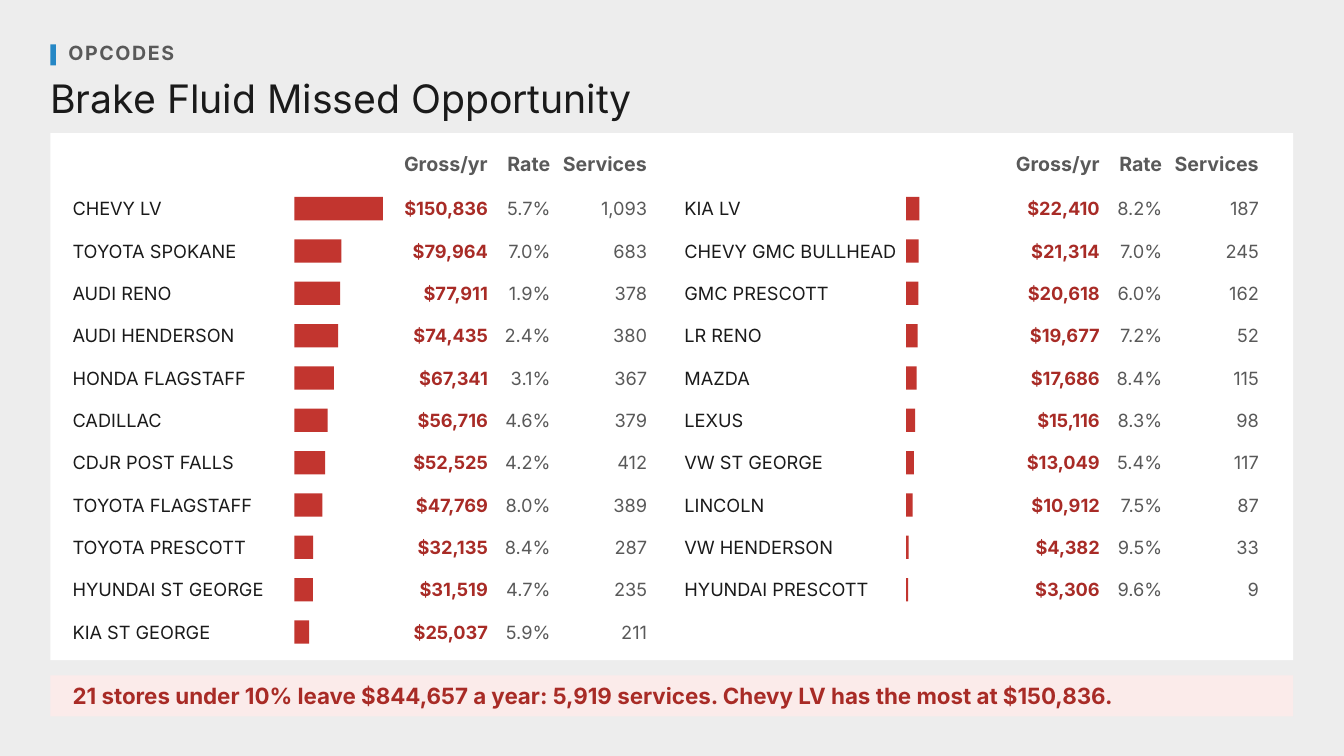
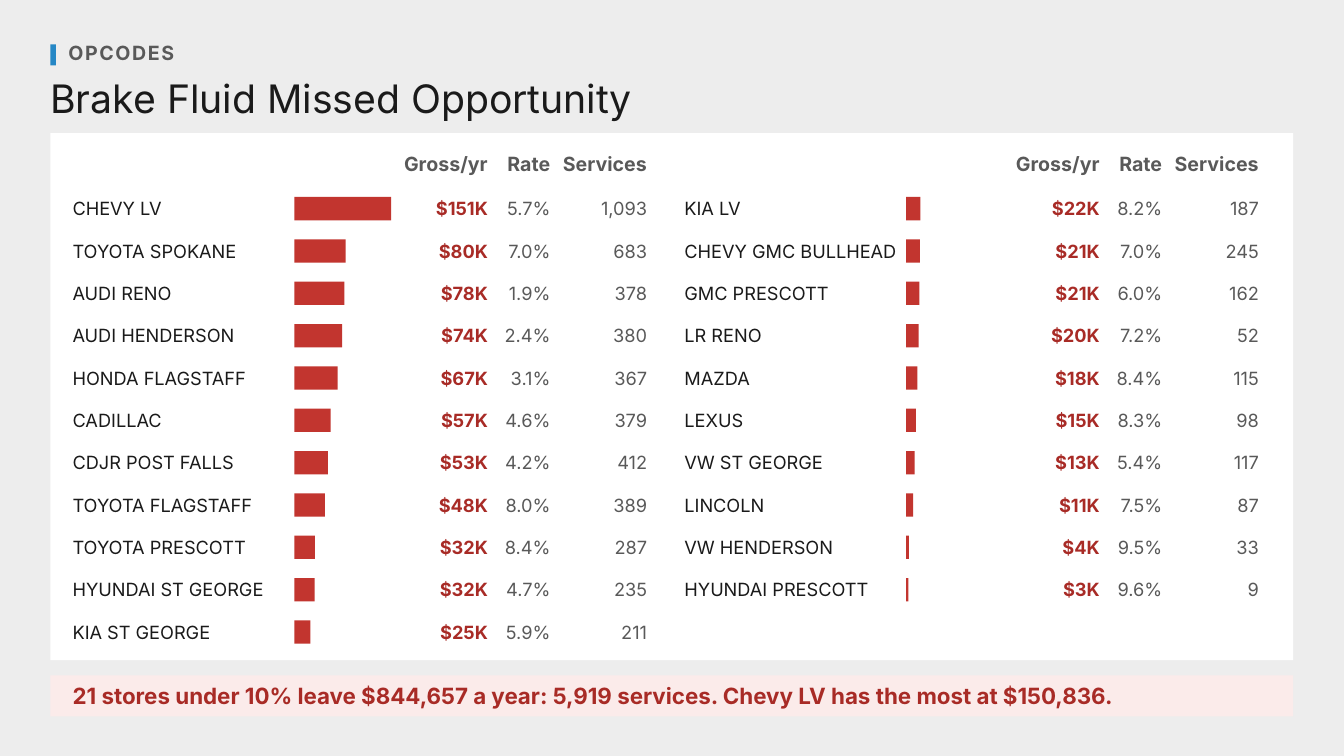
Before and after one commit to Ndresner/Noah, a slide deck: slide 111 of day2-deck/decks/Fixed Ops - Day 2 Example Test Deck.pptx. Drawn at 1344x756 pixels with LibreOffice and Linux fonts; fonts in the diff are those of the drawing. Boxes give left, top, right and bottom in pixels: in the first picture for what was removed or moved away, otherwise in the second. Text is boxed around its words. In the diff, an @@ line names an element or a change of style, - is before the commit and + after.

```diff
--- a/day2-deck/decks/Fixed Ops - Day 2 Example Test Deck.pptx
+++ b/day2-deck/decks/Fixed Ops - Day 2 Example Test Deck.pptx
@@ rectangle: place and size @@
-rectangle at <box>294,197,383,220</box>
+rectangle at <box>294,197,391,220</box>
@@ text at <box>436,200,488,217</box>: text changed @@
-$150,836
+$151K
@@ text at <box>1052,200,1100,217</box>: text changed @@
-$22,410
+$22K
@@ rectangle: place and size @@
-rectangle at <box>294,239,342,262</box>
+rectangle at <box>294,239,346,262</box>
@@ text at <box>439,243,488,260</box>: text changed @@
-$79,964
+$80K
@@ text at <box>1055,243,1099,260</box>: text changed @@
-$21,314
+$21K
@@ rectangle: place and size @@
-rectangle at <box>294,281,340,304</box>
+rectangle at <box>294,281,345,304</box>
@@ text at <box>441,285,488,302</box>: text changed @@
-$77,911
+$78K
@@ text at <box>1055,285,1099,302</box>: text changed @@
-$20,618
+$21K
@@ rectangle: place and size @@
-rectangle at <box>294,324,338,347</box>
+rectangle at <box>294,324,342,347</box>
@@ text at <box>441,327,488,344</box>: text changed @@
-$74,435
+$74K
@@ text at <box>1051,327,1100,344</box>: text changed @@
-$19,677
+$20K
@@ rectangle: place and size @@
-rectangle at <box>294,366,334,389</box>
+rectangle at <box>294,366,338,389</box>
@@ text at <box>441,370,488,387</box>: text changed @@
-$67,341
+$67K
@@ text at <box>1055,370,1100,387</box>: text changed @@
-$17,686
+$18K
@@ text at <box>441,412,488,429</box>: text changed @@
-$56,716
+$57K
@@ text at <box>1056,412,1100,429</box>: text changed @@
-$15,116
+$15K
@@ text at <box>440,454,488,471</box>: text changed @@
-$52,525
+$53K
@@ text at <box>1055,454,1100,471</box>: text changed @@
-$13,049
+$13K
@@ text at <box>439,497,488,514</box>: text changed @@
-$47,769
+$48K
@@ text at <box>1059,497,1100,514</box>: text changed @@
-$10,912
+$11K
@@ text at <box>440,539,488,556</box>: text changed @@
-$32,135
+$32K
@@ text at <box>1062,539,1099,556</box>: text changed @@
-$4,382
+$4K
@@ text at <box>440,581,488,598</box>: text changed @@
-$31,519
+$32K
@@ text at <box>1063,581,1100,598</box>: text changed @@
-$3,306
+$3K
@@ text at <box>440,624,488,641</box>: text changed @@
-$25,037
+$25K
```
Also in this commit, not shown: 5 other slides changed, 5 other files.
